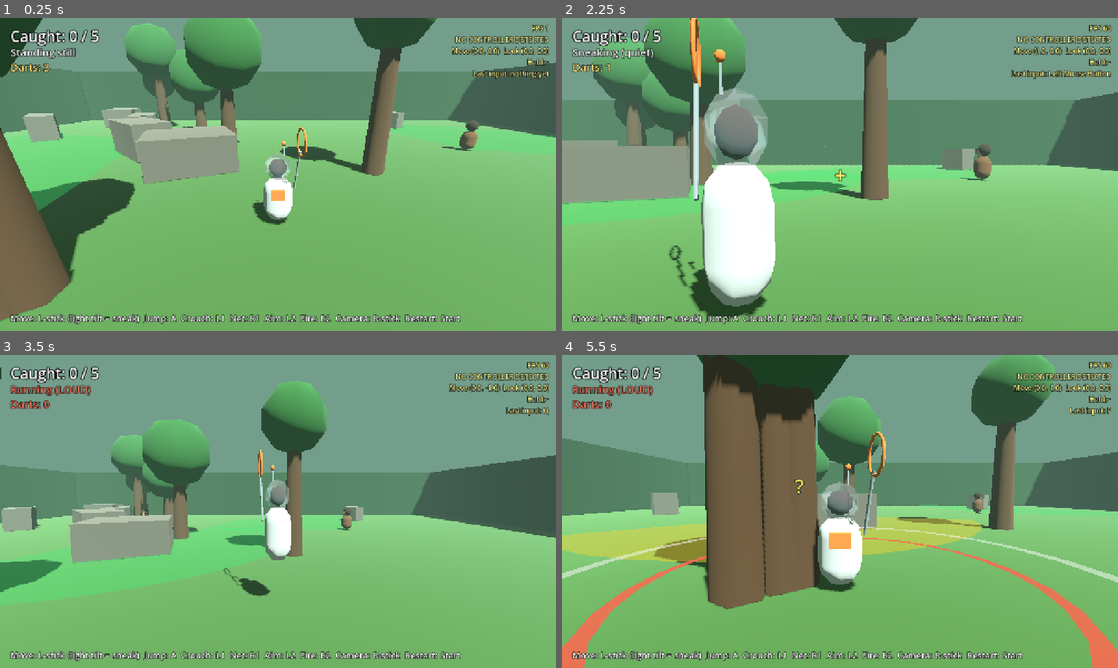
Above: before the commit, frames 1-4 (two rows, left to right).
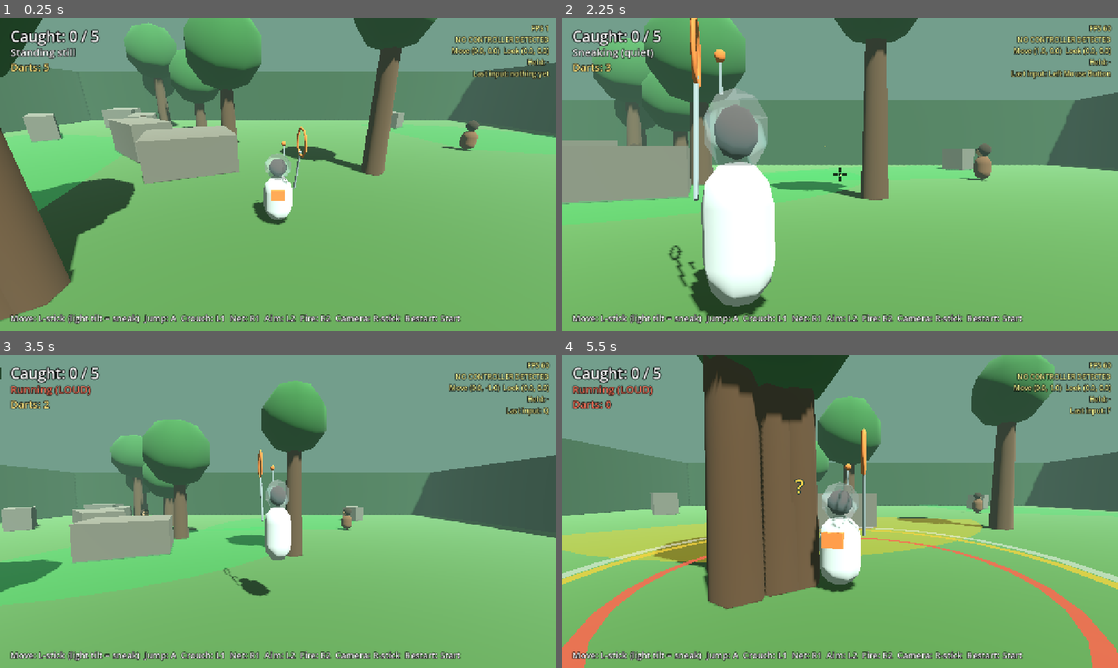
Above: after the commit, the same moments.

Repository: StoneColdOS/Caveman-Catchers
Game: Godot game, scene res://scenes/main.tscn
The game is run twice, just before and just after one commit, with the same random seed, the same clock (stepped at 60 frames per second) and the same inputs.
Inputs (mouse positions are in pixels of both pictures, inside the frame that each line leads up to):
- Up to frame 1 (0.25 s): no input
- Up to frame 2 (2.25 s): tap Enter (restart) at 0.5 s; move the mouse to (962, 158) at 0.52 s; hold D (move_right) 0.53-1.28 s; hold Q (aim) 0.53-1.28 s; click (962, 158) at 0.67 s; tap Space (jump) at 0.77, 1.52 s; tap F (tranq) at 0.8, 1.35 s; move the mouse to (728, 190) at 1.27 s; hold S (move_back) 1.28-2.03 s; click (728, 190) at 1.42 s; tap Q (aim) at 1.55 s; move the mouse to (895, 105) at 2.02 s; hold D (move_right) from 2.03 s (still down); hold Q (aim) from 2.03 s (still down); click (895, 105) at 2.17 s
- Up to frame 3 (3.5 s): tap F (tranq) at 2.3 s; move the mouse to (250, 574) at 2.77 s; release D (move_right) at 2.78 s; release Q (aim) at 2.78 s; hold W (move_forward) from 2.78 s (still down); tap Shift (crouch) at 2.85 s; click (250, 574) at 2.92 s; tap Space (jump) at 3.02 s; tap Q (aim) at 3.05 s
- Up to frame 4 (5.5 s): move the mouse to (1006, 558) at 3.52 s; release W (move_forward) at 3.53 s; hold A (move_left) 3.53-5.03 s; tap Down (look_down) at 3.6 s; click (1006, 558) at 3.67 s; tap Space (jump) at 3.77, 4.52 s; tap F (tranq) at 3.8, 5.3 s; move the mouse to (673, 464) at 4.27 s; tap Left (look_left) at 4.35 s; click (673, 464) at 4.42 s; tap Q (aim) at 4.55 s; move the mouse to (867, 511) at 5.02 s; hold S (move_back) from 5.03 s (still down); tap Right (look_right) at 5.1 s; click (867, 511) at 5.17 s

The runs differ from the first frame. In frame 1, less than 0.1% of the frame differs, in the area x 7-9%, y 14-17%; in frame 2, less than 0.1%; in frame 3, 0.1%; in frame 4, 1.7%, in the area x 0-100%, y 23-76%.
Error before the commit: Cannot call method 'get_nodes_in_group' on a null value. (res://scripts/main.gd:294)
Error after the commit: Cannot call method 'get_nodes_in_group' on a null value. (res://scripts/main.gd:298)

Commit message:
Darts follow the crosshair exactly, red-on-target crosshair, 5 darts
Co-Authored-By: Claude Opus 5.5 <noreply@anthropic.com>
Claude-Session: https://claude.ai/code/session_01X5D3NCWGJ5U6tQxJ5x7zR9

Diff:
--- a/scripts/main.gd
+++ b/scripts/main.gd
@@ -16,7 +16,7 @@
 var mode_label: Label
 var darts_label: Label
 var alert_label: Label
-var crosshair: Label
+var crosshair: Control
 var game_over := false
 var message_label: Label
 var rng := RandomNumberGenerator.new()
@@ -41,6 +41,7 @@
 	_update_alert()
 	if player and crosshair:
 		crosshair.visible = player.aiming and not game_over
+		crosshair.modulate = Color(1, 0.25, 0.2) if player.aim_on_target else Color(1, 0.95, 0.6)
 	if player and darts_label:
 		darts_label.text = "Darts: %d" % player.darts
 		darts_label.modulate = Color(1, 0.45, 0.35) if player.darts == 0 else Color(1, 0.9, 0.5)
@@ -248,19 +249,22 @@
 	alert_label.add_theme_color_override("font_outline_color", Color.BLACK)
 	layer.add_child(alert_label)
 
-	crosshair = Label.new()
-	crosshair.text = "+"
+	# Crosshair drawn from rectangles so it sits exactly on the screen center.
+	crosshair = Control.new()
 	crosshair.set_anchors_preset(Control.PRESET_CENTER)
-	crosshair.grow_horizontal = Control.GROW_DIRECTION_BOTH
-	crosshair.grow_vertical = Control.GROW_DIRECTION_BOTH
-	crosshair.horizontal_alignment = HORIZONTAL_ALIGNMENT_CENTER
-	crosshair.vertical_alignment = VERTICAL_ALIGNMENT_CENTER
-	crosshair.add_theme_font_size_override("font_size", 48)
-	crosshair.add_theme_constant_override("outline_size", 6)
-	crosshair.add_theme_color_override("font_outline_color", Color.BLACK)
-	crosshair.modulate = Color(1, 0.9, 0.4)
+	crosshair.mouse_filter = Control.MOUSE_FILTER_IGNORE
 	crosshair.visible = false
 	layer.add_child(crosshair)
+	var arms := [Rect2(-15, -1, 10, 2), Rect2(5, -1, 10, 2), Rect2(-1, -15, 2, 10), Rect2(-1, 5, 2, 10), Rect2(-1.5, -1.5, 3, 3)]
+	for pass_i in 2:
+		for r in arms:
+			var bar := ColorRect.new()
+			var grow := 1.0 if pass_i == 0 else 0.0
+			bar.position = r.position - Vector2(grow, grow)
+			bar.size = r.size + Vector2(grow, grow) * 2.0
+			bar.color = Color(0, 0, 0, 0.8) if pass_i == 0 else Color.WHITE
+			bar.mouse_filter = Control.MOUSE_FILTER_IGNORE
+			crosshair.add_child(bar)
 
 	var hint := Label.new()
 	hint.text = "Move: L-stick (light tilt = sneak)  Jump: A  Crouch: L1  Net: R1  Aim: L2  Fire: R2  Camera: R-stick  Restart: Start"
--- a/scripts/player.gd
+++ b/scripts/player.gd
@@ -23,7 +23,7 @@
 const SNEAK_NOISE := 2.5
 const LAND_NOISE := 7.0
 const TRANQ_NOISE := 8.0      # gunshot: loud
-const MAX_DARTS := 3
+const MAX_DARTS := 5
 const TRANQ_COOLDOWN := 0.5
 const RUN_STEP := 0.32        # seconds between footsteps
 const SNEAK_STEP := 0.55
@@ -36,6 +36,7 @@
 var darts := MAX_DARTS
 var tranq_timer := 0.0
 var aiming := false
+var aim_on_target := false     # crosshair is over a caveman (turns it red)
 var arm: SpringArm3D
 var visual: Node3D
 var net_pivot: Node3D
@@ -216,6 +217,7 @@
 		swing_net()
 
 	# Tranq gun
+	aim_on_target = aiming and _crosshair_on_caveman()
 	tranq_timer -= delta
 	if tranq_timer <= 0.0 and Input.is_action_just_pressed("tranq"):
 		fire_tranq()
@@ -252,20 +254,28 @@
 	var muzzle := global_position + Vector3.UP * 1.1
 	var dir := Basis(Vector3.UP, yaw) * Vector3(0, 0, -1)
 	if aiming:
+		# Fly exactly down the crosshair line, starting level with the hero.
+		var fwd := -camera.global_basis.z
 		var from := camera.global_position
-		var to := from - camera.global_basis.z * 60.0
-		var q := PhysicsRayQueryParameters3D.create(from, to, Util.LAYER_WORLD | Util.LAYER_CAVEMAN)
-		var hit := get_world_3d().direct_space_state.intersect_ray(q)
-		var target: Vector3 = hit.position if not hit.is_empty() else to
-		dir = (target - muzzle).normalized()
-	visual.rotation.y = atan2(dir.x, dir.z)
+		dir = fwd
+		muzzle = from + fwd * max(0.0, (muzzle - from).dot(fwd))
+	if not aiming:
+		visual.rotation.y = atan2(dir.x, dir.z)
 	var dart := Node3D.new()
 	dart.set_script(DartScript)
 	dart.direction = dir
 	get_parent().add_child(dart)
-	dart.global_position = muzzle + dir * 0.6
+	dart.global_position = muzzle + dir * 0.3
 	make_noise(TRANQ_NOISE, Color(1, 0.85, 0.2, 0.85))
 	return true
+
+
+func _crosshair_on_caveman() -> bool:
+	var from := camera.global_position
+	var q := PhysicsRayQueryParameters3D.create(from, from - camera.global_basis.z * 60.0,
+		Util.LAYER_WORLD | Util.LAYER_CAVEMAN)
+	var hit := get_world_3d().direct_space_state.intersect_ray(q)
+	return not hit.is_empty() and hit.collider.is_in_group("gatherers")
 
 
 ## Sends a sound out. Any caveman inside the radius hears it.
--- a/tests/test_catch.gd
+++ b/tests/test_catch.gd
@@ -86,7 +86,7 @@
 	_check(peak > 0.8, "Player can jump")
 
 	# --- 5. Aiming and the tranq gun.
-	_check(player.darts == 3, "Start with 3 darts")
+	_check(player.darts == 5, "Start with 5 darts")
 	player.global_position = g4.global_position + Vector3(0, 0, -10)
 	player.yaw = PI
 	Input.action_press("aim")
@@ -94,6 +94,20 @@
 	_check(player.aiming, "Holding aim enters aim mode")
 	_check(main.crosshair.visible, "Crosshair shows while aiming")
 	_check(player.camera.fov < 60.0, "Camera zooms in while aiming")
+	# Crosshair just past his shoulder: not red, and the dart should miss (no drift either way).
+	var off_target: Vector3 = g4.global_position + Vector3.UP * 0.9 + Vector3(0.9, 0, 0)
+	for i in 6:
+		var to_off: Vector3 = off_target - player.camera.global_position
+		player.yaw = atan2(-to_off.x, -to_off.z)
+		player.pitch = atan2(to_off.y, Vector2(to_off.x, to_off.z).length())
+		await _frames(4)
+	_check(not player.aim_on_target, "Crosshair stays normal when it's off him")
+	player.fire_tranq()
+	await _frames(25)
+	_check(not g4.is_drowsy(), "A shot just past him misses, exactly like the crosshair showed")
+	player.darts = 5
+	player.tranq_timer = 0.0
+
 	# Put the crosshair on his chest, like a player nudging the right stick.
 	var cam_target: Vector3 = g4.global_position + Vector3.UP * 0.9
 	for i in 6:
@@ -101,8 +115,9 @@
 		player.yaw = atan2(-to_target.x, -to_target.z)
 		player.pitch = atan2(to_target.y, Vector2(to_target.x, to_target.z).length())
 		await _frames(4)
+	_check(player.aim_on_target, "Crosshair turns red when it's on a caveman")
 	_check(player.fire_tranq(), "Tranq gun fires")
-	_check(player.darts == 2, "Firing uses a dart")
+	_check(player.darts == 4, "Firing uses a dart")
 	await _frames(25)
 	_check(g4.is_drowsy(), "Aimed dart hits: he staggers first instead of dropping instantly")
 	await _frames(130)
